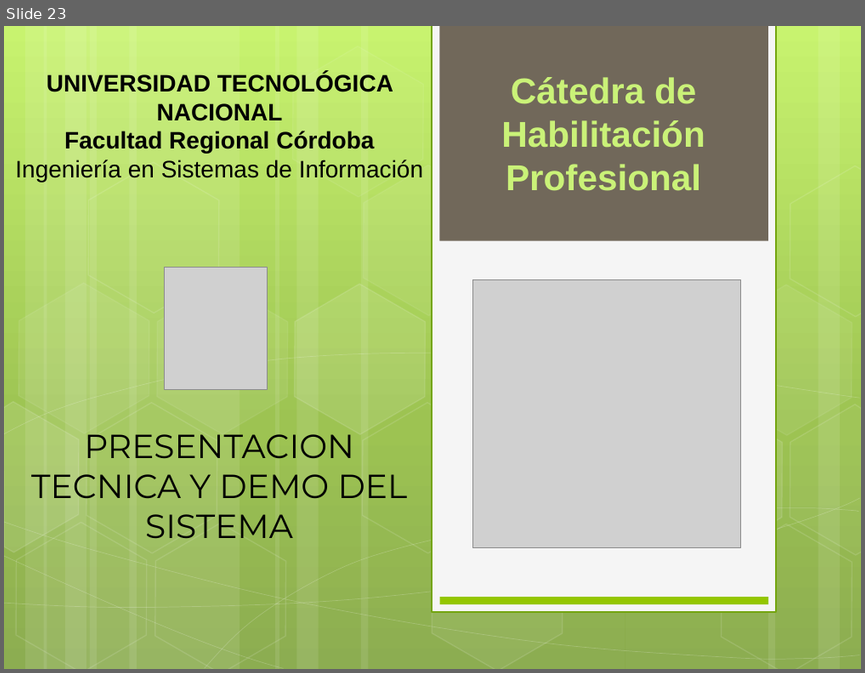
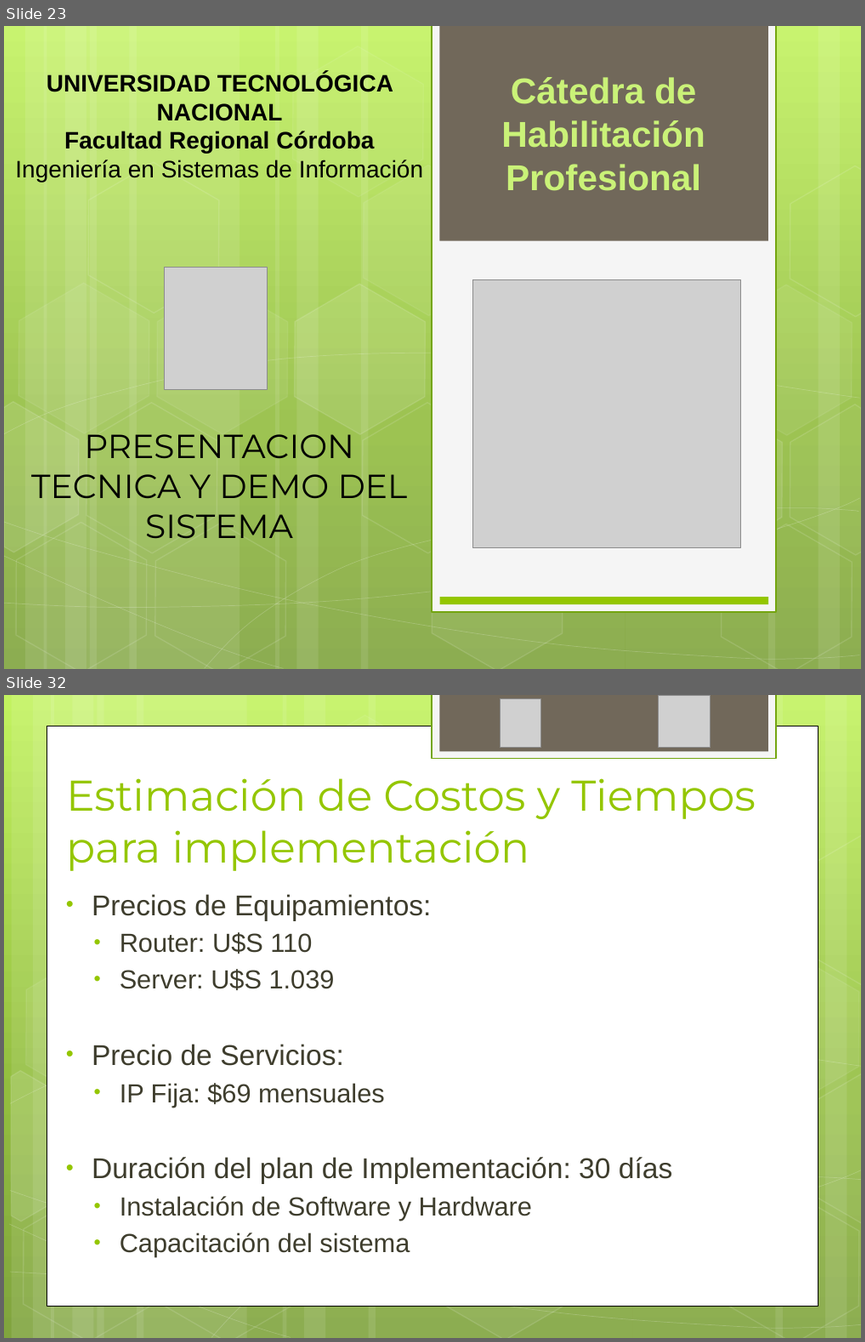
Before and after one commit to ptissera/habilitacion-profesional-2012-4k4, a slide deck: Documentacion/Proyecto/Presentacion Final/Exposicion Final.pptx. Shown one above the other, each under a label of ours: slide 23 before the commit, slides 23 and 32 after it; the slides between them are not shown. The pictures are 865x673 and 865x1342 pixels, drawn with LibreOffice and Linux fonts; fonts in the diff are those of the drawing; grey boxes stand for pictures. Boxes give left, top, right and bottom in pixels: in the first picture for what was removed or moved away, otherwise in the second. Text is boxed around its words. In the diff, an @@ line names an element or a change of style, - is before the commit and + after.

```diff
--- a/Documentacion/Proyecto/Presentacion Final/Exposicion Final.pptx
+++ b/Documentacion/Proyecto/Presentacion Final/Exposicion Final.pptx
@@ slide 32 added at box(4, 695, 861, 1338), background gradient #C3F35F to #93BF3F to #81A53E @@
@@ rectangle added at box(432, 695, 776, 759), fill #F5F5F5, outline #74A510 1.25 pt @@
@@ rectangle added at box(439, 695, 767, 752), fill #71685A @@
@@ picture added at box(500, 698, 541, 747) @@
@@ picture added at box(658, 696, 711, 748) @@
@@ rectangle added at box(46, 726, 818, 1305), fill #FFFFFF, outline #000000 0.5 pt @@
@@ title added at box(66, 778, 755, 871), 36 pt, text #94C600 @@
+Estimación de Costos y Tiempos para implementación
@@ group added at box(4, 695, 861, 1338): 12 rectangles, 8 freeform shapes, 8 hexagons @@
@@ text added at box(92, 894, 672, 1257), 22 pt, text #3E3D2D @@
+• Precios de Equipamientos:
+  • Router: U$S 110
+  • Server: U$S 1.039
+• Precio de Servicios:
+  • IP Fija: $69 mensuales
+• Duración del plan de Implementación: 30 días
+  • Instalación de Software y Hardware
+  • Capacitación del sistema
```
Also in this commit, not shown: 7 slides changed, 4 other slides added, 4 slides removed.
